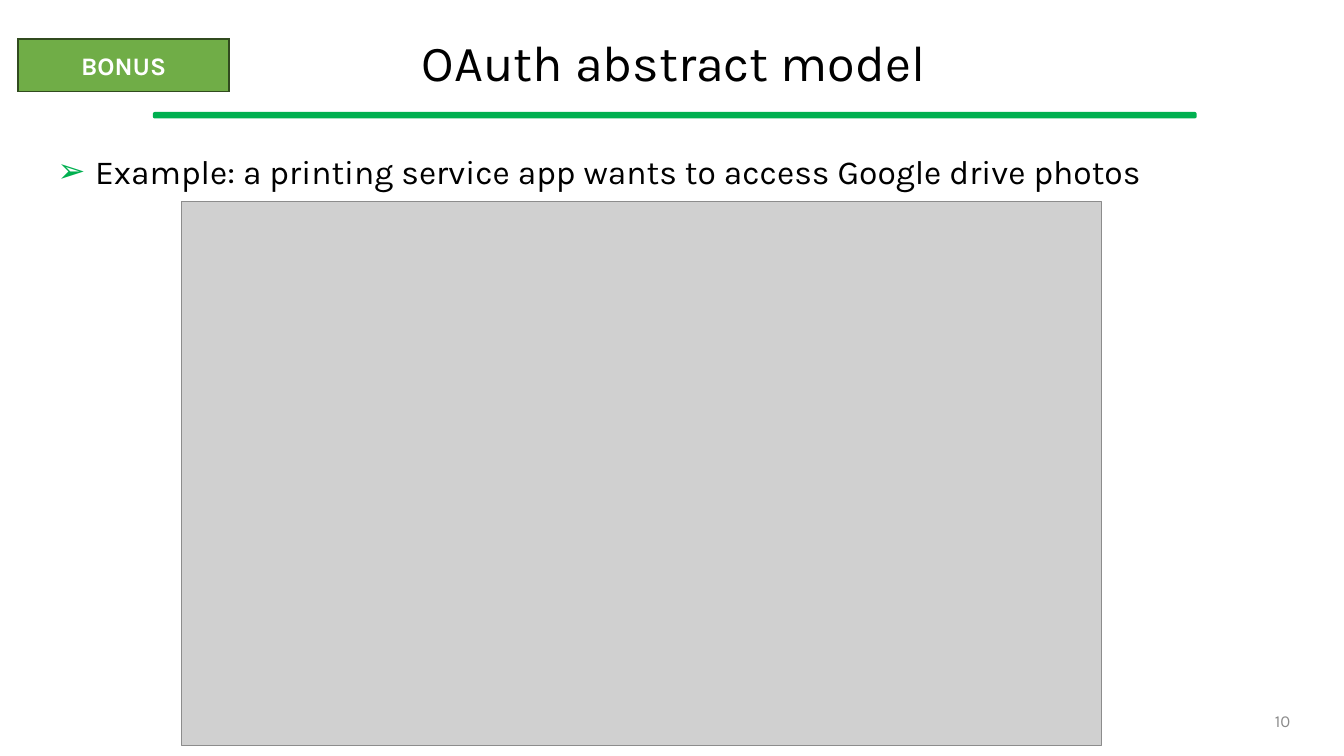
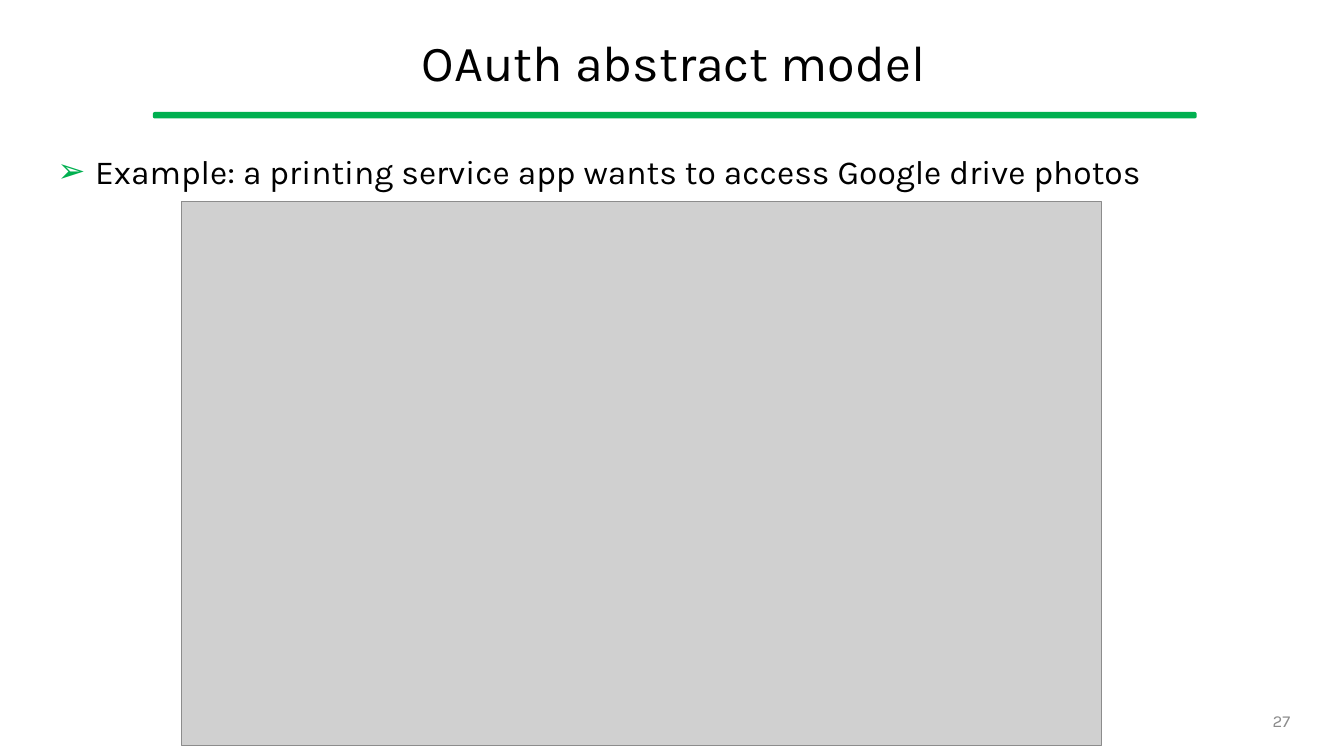
Before and after one commit to gcappon/bwthw, a slide deck: slide 27 of theory_09-authorization/theory_09-authorization.pptx (slide 10 before the commit). Drawn at 1344x756 pixels with LibreOffice and Linux fonts; fonts in the diff are those of the drawing; grey boxes stand for pictures. Boxes give left, top, right and bottom in pixels: in the first picture for what was removed or moved away, otherwise in the second. Text is boxed around its words. In the diff, an @@ line names an element or a change of style, - is before the commit and + after.

```diff
--- a/theory_09-authorization/theory_09-authorization.pptx
+++ b/theory_09-authorization/theory_09-authorization.pptx
@@ rectangle removed at box(18, 39, 229, 92) @@
-BONUS
@@ page number at box(1273, 716, 1291, 727): text changed @@
-10
+27
```
Also in this commit, not shown: 8 other slides changed, 1 other file.
